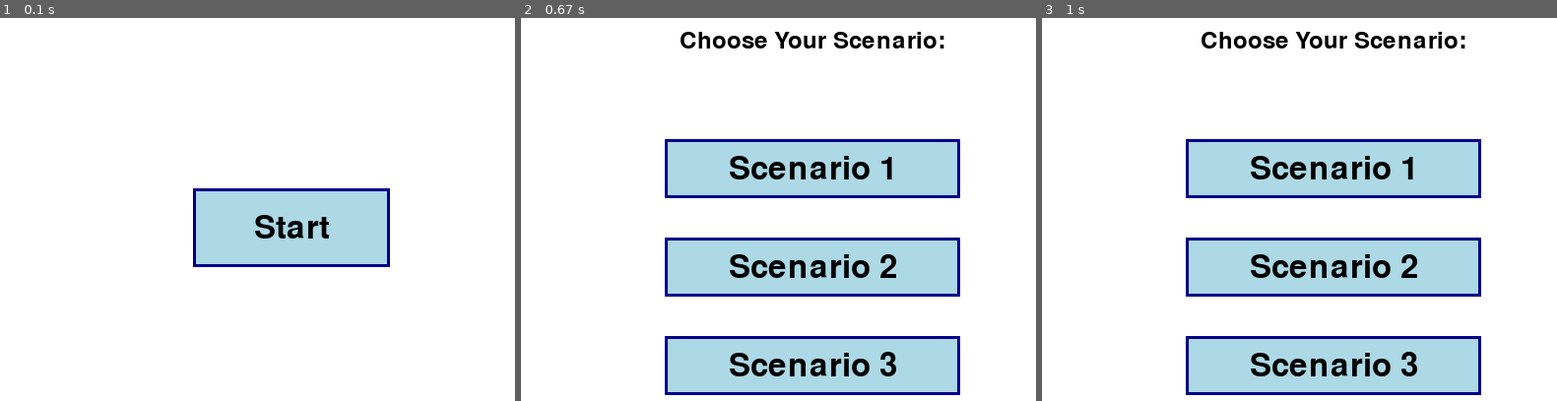
Above: before the commit, frames 1-3 (left to right).
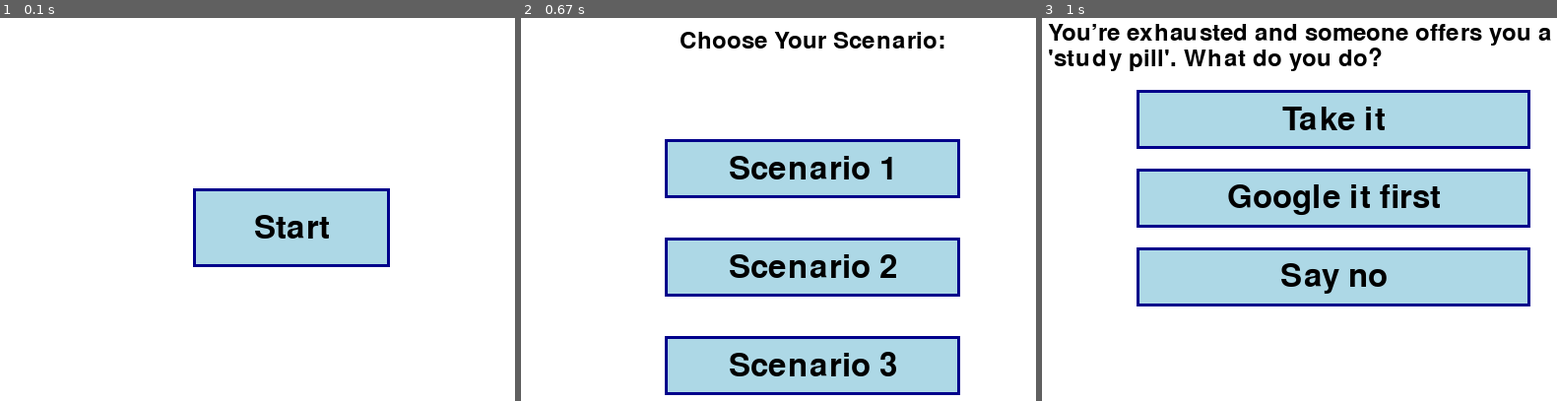
Above: after the commit, the same moments.

Repository: 19662005/CSProject2
Game: pygame game, started from pygameinstall.py
Same seed, same stepped clock (60 frames per second), same inputs: the game is played once before the commit and once after it.
Inputs (mouse positions are in pixels of both pictures, inside the frame that each line leads up to):
- Up to frame 1 (0.1 s): no input
- Up to frame 2 (0.67 s): click (814, 228) at 0.38 s
- Up to frame 3 (1 s): click "Scenario 3" at 0.72 s

Frames 1-2 are identical in both runs. In frame 3, 44% of the frame differs, in the area x 1-99%, y 1-99%.

Commit message:
Scenario3start
Claire:  6 hours. This part took me a while. In this section I have been figuring out how to code Scenario 3, especially where in the actual code I should put it, some parts are in the section where I define scenario 3, others are in the main loop of the game. Figuring out the wrapped function also took a while but allowed me to make sure my text always fits inside the boxes. Something for later, will be making sure this code, as everything is on one text file, is readable and not too cumbersome. I still need to figure out the pathways from scenario3 scene  1 to scene 2 given the options that the use selects. This part also took a while because I had to debug it, figure out how to put writing within the boxes, why at some point all of the text was showing up on the start screen, why the game closed every time I selected scenario 3 instead of moving to scene 2 etc...

Diff:
--- a/pygameinstall.py
+++ b/pygameinstall.py
@@ -23,8 +23,35 @@
 # Setting up the game screens (also called states), which we'll use to help track what we are displaying and so that things aren't played all at once
 START_SCREEN = "start"
 SCENARIO_SELECT = "select"
-SCENARIO_1_SCREEN = "scenario_1"
 current_screen = START_SCREEN
+SCENARIO_3_SCREEN = "scenario3_scene1"
+SCENARIO_3_SCENE2 = "scenario3_scene2"
+SCENARIO_3_SCENE3 = "scenario3_scene3"
+
+# Define the draw_wrapped_text function
+def draw_wrapped_text(surface, text, x, y, font, color, width):
+    words = text.split(' ')
+    lines = []
+    current_line = []
+
+    for word in words:
+        test_line = ' '.join(current_line + [word])
+        test_width = font.size(test_line)[0]
+        if test_width <= width:
+            current_line.append(word)
+        else:
+            lines.append(' '.join(current_line))
+            current_line = [word]
+
+    # Add the last line
+    lines.append(' '.join(current_line))
+
+    # Draw each line
+    current_height = y
+    for line in lines:
+        line_surface = font.render(line, True, color)
+        surface.blit(line_surface, (x, current_height))
+        current_height += font.get_height() + 2
 
 #setting up 'buttons' - these are the clickable areas on the screen that will take you to different screens
 class Button:
@@ -49,13 +76,68 @@
 
 #Later on this is where the code for the actual scenes of each scenario will go
 def scenario_1():
-    global current_screen
-    current_screen = SCENARIO_1_SCREEN
+    print("Scenario 1 selected")
 
 def scenario_2():
     print("Scenario 2 selected")
+
 def scenario_3():
-    print("Scenario 3 selected")
+    global current_screen
+    current_screen = SCENARIO_3_SCREEN
+scenario3_question1 = "You’re exhausted and someone offers you a 'study pill'. What do you do?"
+scenario3_feedback = ""
+scenario3_selected = None
+
+# Feedback for scenario 3 answers
+scenario3_buttons1 = [
+    Button("Take it", WIDTH//2 - 200, 100, 400, 60, lambda: scenario3_option1_selected(0)),
+    Button("Google it first", WIDTH//2 - 200, 180, 400, 60, lambda: scenario3_option1_selected(1)),
+    Button("Say no", WIDTH//2 - 200, 260, 400, 60, lambda: scenario3_option1_selected(2)),
+]
+
+# Feedback and response for scenario 3 option selection
+def scenario3_option1_selected(index):
+    global scenario3_selected, scenario3_feedback, current_screen
+    scenario3_selected = index
+    if index == 0:
+        scenario3_feedback = "You took the pill and feel very sick — you're at risk of overdose."
+    elif index == 1:
+        scenario3_feedback = "You googled it — it’s not prescribed to you and could be dangerous."
+    elif index == 2:
+        scenario3_feedback = "Good call! You said no. You move on to the celebration."
+        current_screen = SCENARIO_3_SCENE2
+        pygame.time.delay(1000)  # short pause before next scene
+
+scenario3_buttons1 = [
+    Button("Take it", WIDTH//2 - 200, 100, 400, 60, lambda: scenario3_option1_selected(0)),
+    Button("Google it first", WIDTH//2 - 200, 180, 400, 60, lambda: scenario3_option1_selected(1)),
+    Button("Say no", WIDTH//2 - 200, 260, 400, 60, lambda: scenario3_option1_selected(2)),
+]
+
+scenario3_question2 = "You’re out celebrating and someone hands you a gummy they say is 'just weed.' What do you do?"
+scenario3_selected2 = None
+scenario3_feedback2 = ""
+
+def scenario3_option2_selected(index):
+    global scenario3_selected2, scenario3_feedback2, current_screen
+    scenario3_selected2 = index
+    if index == 0:
+        scenario3_feedback2 = "You said no. 15 minutes later, others feel lightheaded."
+        current_screen = SCENARIO_3_SCENE3
+    elif index == 1:
+        scenario3_feedback2 = "You took it and feel very lightheaded. This is dangerous."
+        current_screen = SCENARIO_3_SCENE3
+    elif index == 2:
+        scenario3_feedback2 = "You found out it was laced with fentanyl."
+        current_screen = SCENARIO_3_SCENE3
+    pygame.time.delay(1000)
+
+scenario3_buttons2 = [
+    Button("Say no", WIDTH//2 - 200, 100, 400, 60, lambda: scenario3_option2_selected(0)),
+    Button("Take it", WIDTH//2 - 200, 180, 400, 60, lambda: scenario3_option2_selected(1)),
+    Button("Ask what’s in it", WIDTH//2 - 200, 260, 400, 60, lambda: scenario3_option2_selected(2)),
+]
+
 
 #Setting up the buttons for the scenario select screen - these will be used to select which scenario to play
 start_button = Button("Start", WIDTH//2 - 100, HEIGHT//2 - 40, 200, 80, start_game)
@@ -64,6 +146,58 @@
     Button("Scenario 2", WIDTH//2 - 150, 250, 300, 60, scenario_2),
     Button("Scenario 3", WIDTH//2 - 150, 350, 300, 60, scenario_3),
 ]
+
+# This is the main loop
+running = True  # Keeps running the game until you close it.
+while running:
+    screen.fill(WHITE)  # White background
+    for event in pygame.event.get():
+        if event.type == pygame.QUIT:
+            running = False
+
+        if event.type == pygame.MOUSEBUTTONDOWN:
+            pos = pygame.mouse.get_pos()
+            if current_screen == START_SCREEN:
+                if start_button.is_clicked(pos):
+                    start_button.callback()
+            elif current_screen == SCENARIO_SELECT:
+                for button in scenario_buttons:
+                    if button.is_clicked(pos):
+                        button.callback()
+    if current_screen == START_SCREEN:
+        start_button.draw(screen)  # Draw start screen button
+    elif current_screen == SCENARIO_SELECT:
+        title_surf = small_font.render("Choose Your Scenario:", True, BLACK)
+        title_rect = title_surf.get_rect(center=(WIDTH//2, 50))
+        screen.blit(title_surf, title_rect)
+        for button in scenario_buttons:
+            button.draw(screen)  # Draw scenario selection buttons
+
+   #scenario 3
+    elif current_screen == SCENARIO_3_SCREEN:
+        draw_wrapped_text(screen, scenario3_question1, 30, 30, small_font, BLACK, WIDTH - 60)
+        for button in scenario3_buttons1:
+            button.draw(screen)  # Draw options for Scene 1
+        if scenario3_selected is not None:
+            draw_wrapped_text(screen, scenario3_feedback, 30, 400, small_font, BLACK, WIDTH - 60)
+    elif current_screen == SCENARIO_3_SCENE2:
+        # Scenario 3 Scene 2
+        draw_wrapped_text(screen, scenario3_question2, 30, 30, small_font, BLACK, WIDTH - 60)
+        for button in scenario3_buttons2:
+            button.draw(screen)  # Draw options for Scene 2
+        if scenario3_selected2 is not None:
+            draw_wrapped_text(screen, scenario3_feedback2, 30, 400, small_font, BLACK, WIDTH - 60)
+    elif current_screen == SCENARIO_3_SCENE3:
+        # Scenario 3 Scene 3
+        draw_wrapped_text(screen, scenario3_question3, 30, 30, small_font, BLACK, WIDTH - 60)
+        for button in scenario3_buttons3:
+            button.draw(screen)  # Draw options for Scene 3
+        if scenario3_selected3 is not None:
+            draw_wrapped_text(screen, scenario3_feedback3, 30, 400, small_font, BLACK, WIDTH - 60)
+
+    pygame.display.update()  # Update the display
+
+
 #set up scenario 1
 question = "You are at a nightclub and a close friend offers you a pill. What do you do?"
 selected_option = None
@@ -96,9 +230,11 @@
     Button ("Deny", WIDTH // 2 - 250, 340, 500, 60, lambda: option_selected (3)),
 ]
 
-running = True #keeps running the game until you close it.
+# Main game loop
+running = True
 while running:
-    screen.fill(WHITE) #white background
+    screen.fill(WHITE)
+
     for event in pygame.event.get():
         if event.type == pygame.QUIT:
             running = False
@@ -112,6 +248,11 @@
                 for button in scenario_buttons:
                     if button.is_clicked(pos):
                         button.callback()
+            elif current_screen == SCENARIO_3_SCREEN:
+                for button in scenario3_buttons1:
+                    if button.is_clicked(pos):
+                        button.callback()
+
     if current_screen == START_SCREEN:
         start_button.draw(screen)
     elif current_screen == SCENARIO_SELECT:
@@ -120,15 +261,15 @@
         screen.blit(title_surf, title_rect)
         for button in scenario_buttons:
             button.draw(screen)
-    elif current_screen == SCENARIO_1_SCREEN:
-        question_surf = small_font.render (question, True, BLACK)
-        screen.blit (question_surf, (30, 30))
-        for button in scenario_1_buttons:
+    elif current_screen == SCENARIO_3_SCREEN:
+        draw_wrapped_text(screen, scenario3_question1, 30, 30, small_font, BLACK, WIDTH - 60)
+        for button in scenario3_buttons1:
             button.draw(screen)
-        if selected_option is not None:
-            feedback_surf = small_font.render (feedback, True, BLACK)
-            screen.blit (feedback_surf, (30, 430))
+        if scenario3_selected is not None:
+            draw_wrapped_text(screen, scenario3_feedback, 30, 400, small_font, BLACK, WIDTH - 60)
+
     pygame.display.update()
+
 
 pygame.quit()
 sys.exit()
